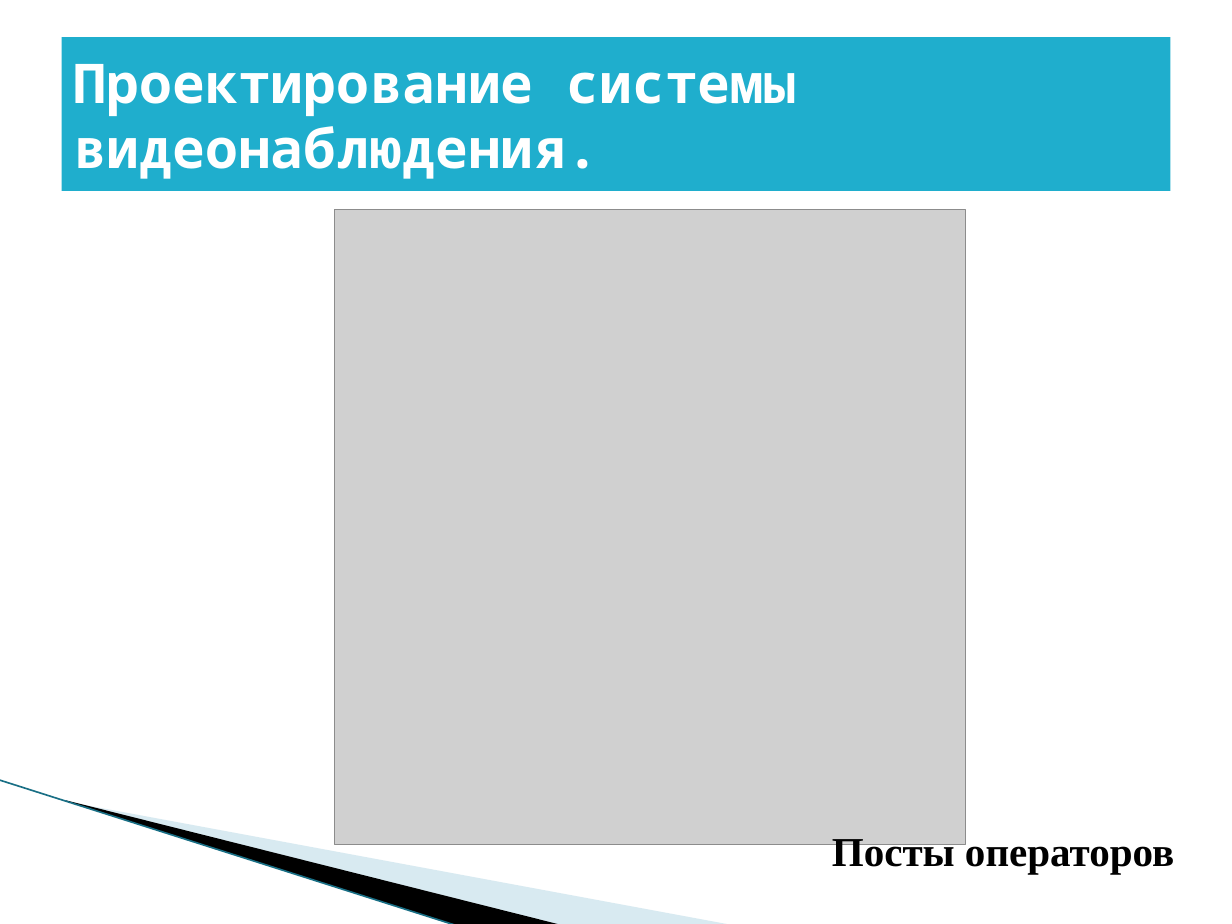
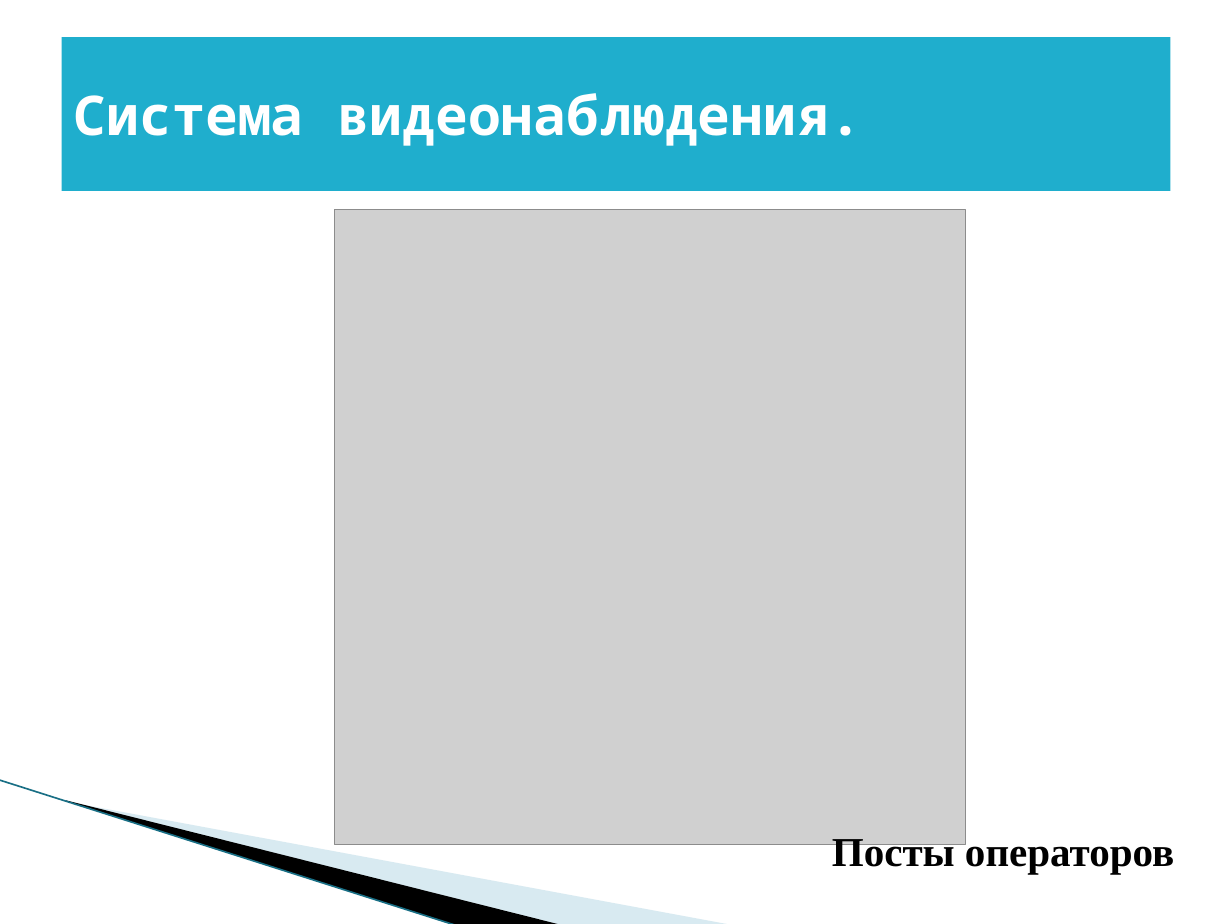
Before and after one commit to BadMax-Kirov/VKR, a slide deck: slide 26 of Выпускная квалификационная работа.pptx. Drawn at 1232x924 pixels with LibreOffice and Linux fonts; fonts in the diff are those of the drawing; grey boxes stand for pictures; background and template pictures are left out. Boxes give left, top, right and bottom in pixels: in the first picture for what was removed or moved away, otherwise in the second. Text is boxed around its words. In the diff, an @@ line names an element or a change of style, - is before the commit and + after.

```diff
--- a/Выпускная квалификационная работа.pptx
+++ b/Выпускная квалификационная работа.pptx
@@ title at [74,93,863,146]: text changed @@
-Проектирование системы видеонаблюдения.
+Система видеонаблюдения.
```
Also in this commit, not shown: 4 other slides changed, 6 slides added, 1 other file.
